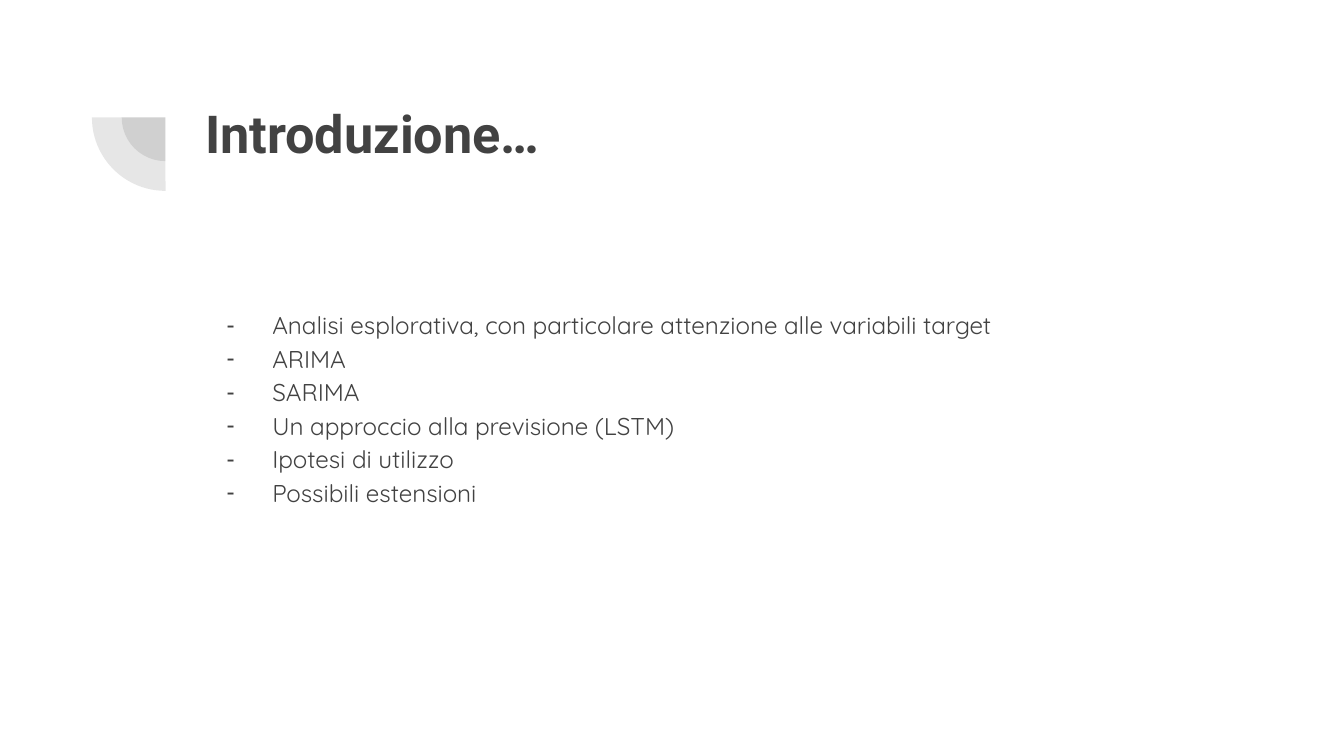
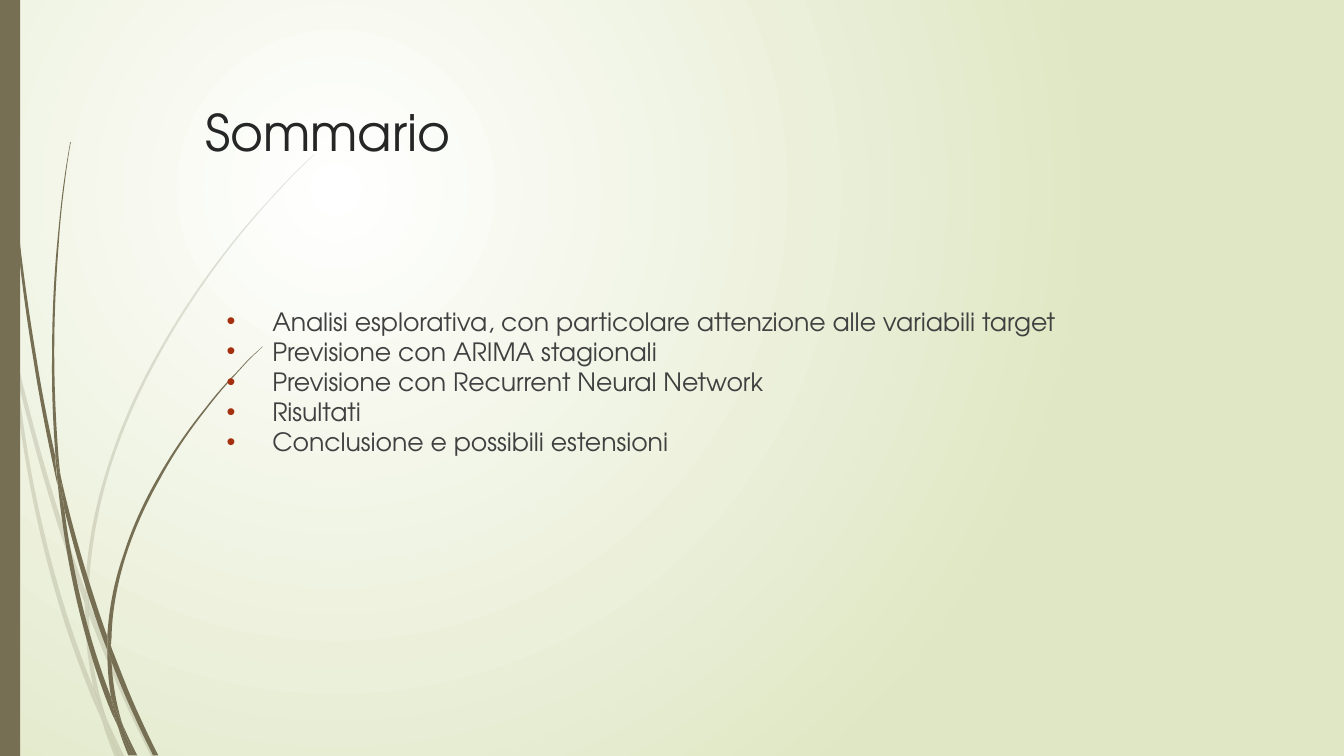
Before and after one commit to lynkx21/BB, a slide deck: slide 2 of BitBang.pptx. Drawn at 1344x756 pixels with LibreOffice and Linux fonts; fonts in the diff are those of the drawing. Boxes give left, top, right and bottom in pixels: in the first picture for what was removed or moved away, otherwise in the second. Text is boxed around its words. In the diff, an @@ line names an element or a change of style, - is before the commit and + after.

```diff
--- a/BitBang.pptx
+++ b/BitBang.pptx
@@ background #FFFFFF to gradient #FFFFFF to #DFE8C4 @@
@@ rectangle added at (x1=0, y1=0, x2=20, y2=755), fill #766F54 @@
@@ pie slice (boxed as its full ellipse) removed at (x1=91, y1=44, x2=238, y2=191) @@
@@ pie slice (boxed as its full ellipse) removed at (x1=122, y1=74, x2=210, y2=161) @@
@@ title at (x1=205, y1=113, x2=450, y2=152): text changed; size 28 to 27 pt; font Roboto to TeX Gyre Adventor; text colour #424242 to #262626; bold off @@
-Introduzione…
+Sommario
@@ text at (x1=272, y1=312, x2=1055, y2=343): size 13 to 13.5 pt, font Quicksand to TeX Gyre Adventor, text colour #424242 to #404040 in "Analisi esplorativa, con particolare attenzione alle variabi ..."; bullet - to •; line spacing 1.15 to 1; bullet colour #424242 to #A53010 @@
@@ text at (x1=272, y1=335, x2=763, y2=456): text changed; size 13 to 13.5 pt; font Quicksand to TeX Gyre Adventor; text colour #424242 to #404040 @@
-– ARIMA
-– SARIMA
-– Un approccio alla previsione (LSTM)
-– Ipotesi di utilizzo
-– Possibili estensioni
+• Previsione con ARIMA stagionali
+• Previsione con Recurrent Neural Network
+• Risultati
+• Conclusione e possibili estensioni
@@ group added at (x1=0, y1=155, x2=314, y2=756): 10 freeform shapes @@
@@ group added at (x1=3, y1=0, x2=263, y2=756): 12 freeform shapes @@
```
Also in this commit, not shown: 24 other slides changed, 6 slides added, 1 slide removed.
